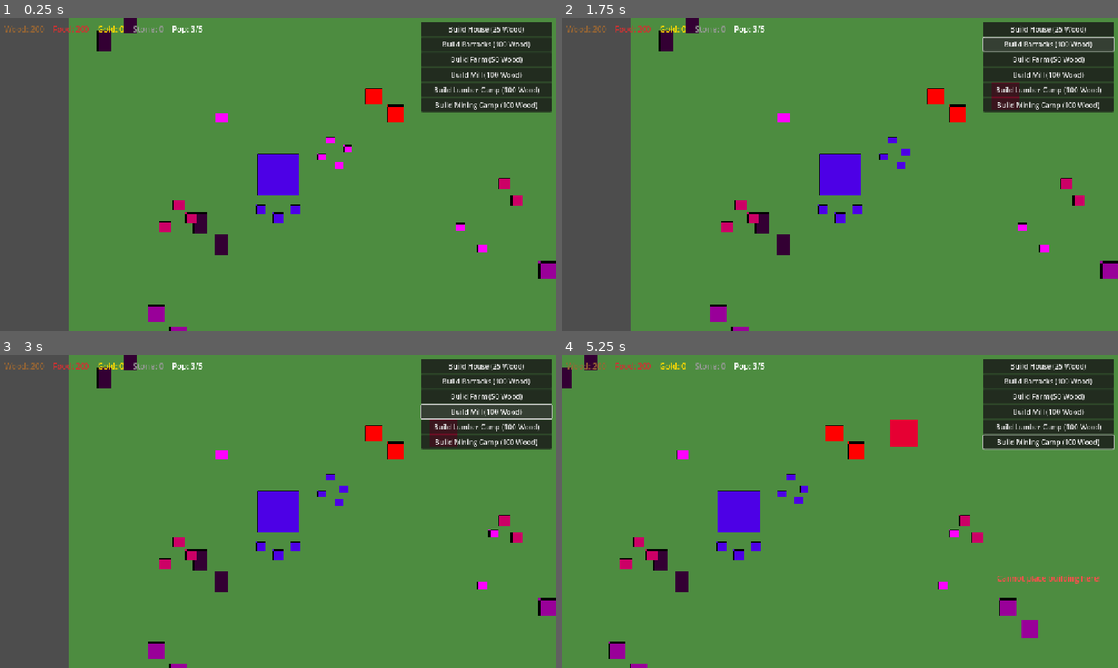
Above: before the commit, frames 1-4 (two rows, left to right).
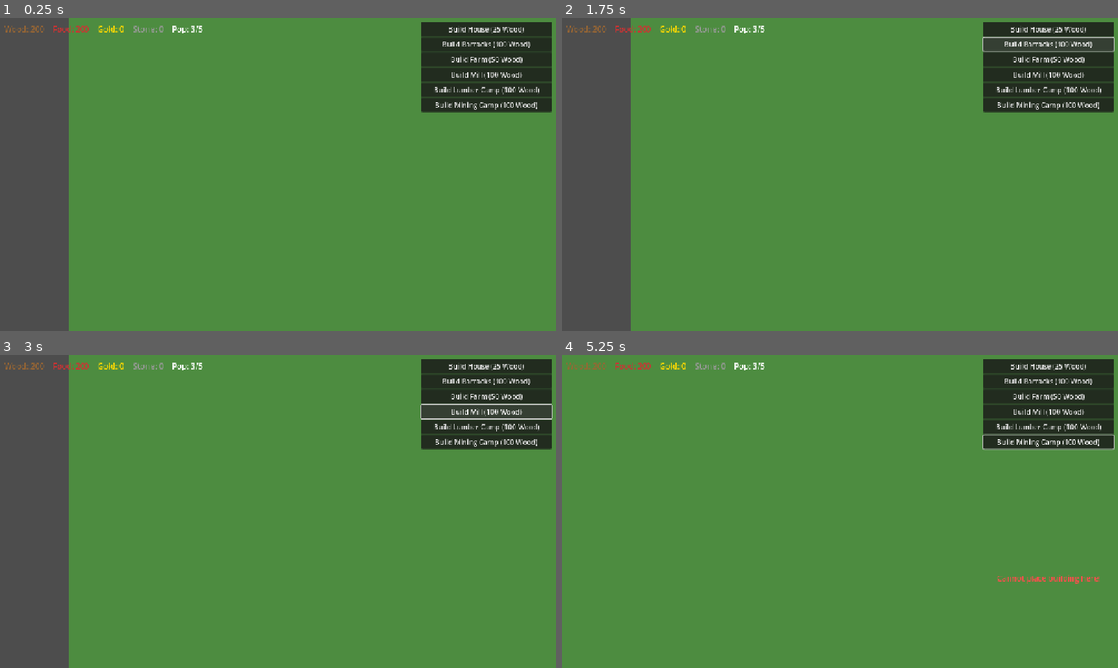
Above: after the commit, the same moments.

Repository: jeremiecoullon/age-of-empires-2-mac
Game: Godot game, scene res://scenes/main.tscn
The game is run twice, just before and just after one commit, with the same random seed, the same clock (stepped at 60 frames per second) and the same inputs.
Inputs (mouse positions are in pixels of both pictures, inside the frame that each line leads up to):
- Up to frame 1 (0.25 s): no input
- Up to frame 2 (1.75 s): click "Build House (25 Wood)" at 0.5 s; click "Build Barracks (100 Wood)" at 1.25 s
- Up to frame 3 (3 s): click "Build Farm (50 Wood)" at 2 s; click "Build Mill (100 Wood)" at 2.75 s
- Up to frame 4 (5.25 s): click "Build Lumber Camp (100 Wood)" at 3.5 s; click "Build Mining Camp (100 Wood)" at 4.25 s; tap Enter at 5 s; move the mouse to (962, 495) at 5.02 s; hold Right (ui_right) from 5.03 s (still down); click (962, 495) at 5.17 s

The runs differ from the first frame. In frame 1, 3.2% of the frame differs, in the area x 17-100%, y 0-100%; in frame 2, 3.2%; in frame 3, 3.2%; in frame 4, 3.7%, in the area x 0-86%, y 0-100%.

Commit message:
phase 1c (sprites) inital implementation done

Diff:
--- a/scenes/buildings/barracks.tscn
+++ b/scenes/buildings/barracks.tscn
@@ -1,11 +1,9 @@
 [gd_scene load_steps=4 format=3 uid="uid://cbarracks001"]
 
 [ext_resource type="Script" path="res://scripts/buildings/barracks.gd" id="1_barracks"]
+[ext_resource type="Texture2D" path="res://assets/sprites/buildings/barracks.png" id="2_texture"]
 
 [sub_resource type="RectangleShape2D" id="RectangleShape2D_barracks"]
-size = Vector2(96, 96)
-
-[sub_resource type="PlaceholderTexture2D" id="PlaceholderTexture2D_barracks"]
 size = Vector2(96, 96)
 
 [node name="Barracks" type="StaticBody2D"]
@@ -14,8 +12,8 @@
 script = ExtResource("1_barracks")
 
 [node name="Sprite2D" type="Sprite2D" parent="."]
-modulate = Color(0.3, 0.3, 0.35, 1)
-texture = SubResource("PlaceholderTexture2D_barracks")
+scale = Vector2(0.5, 0.5)
+texture = ExtResource("2_texture")
 
 [node name="CollisionShape2D" type="CollisionShape2D" parent="."]
 shape = SubResource("RectangleShape2D_barracks")
--- a/scenes/buildings/farm.tscn
+++ b/scenes/buildings/farm.tscn
@@ -1,11 +1,9 @@
 [gd_scene load_steps=4 format=3 uid="uid://cfarm00001"]
 
 [ext_resource type="Script" path="res://scripts/buildings/farm.gd" id="1_farm"]
+[ext_resource type="Texture2D" path="res://assets/sprites/buildings/farm.svg" id="2_texture"]
 
 [sub_resource type="RectangleShape2D" id="RectangleShape2D_farm"]
-size = Vector2(64, 64)
-
-[sub_resource type="PlaceholderTexture2D" id="PlaceholderTexture2D_farm"]
 size = Vector2(64, 64)
 
 [node name="Farm" type="StaticBody2D"]
@@ -14,8 +12,7 @@
 script = ExtResource("1_farm")
 
 [node name="Sprite2D" type="Sprite2D" parent="."]
-modulate = Color(0.9, 0.8, 0.3, 1)
-texture = SubResource("PlaceholderTexture2D_farm")
+texture = ExtResource("2_texture")
 
 [node name="CollisionShape2D" type="CollisionShape2D" parent="."]
 shape = SubResource("RectangleShape2D_farm")
--- a/scenes/buildings/house.tscn
+++ b/scenes/buildings/house.tscn
@@ -1,11 +1,9 @@
 [gd_scene load_steps=4 format=3 uid="uid://chouse00001"]
 
 [ext_resource type="Script" path="res://scripts/buildings/house.gd" id="1_house"]
+[ext_resource type="Texture2D" path="res://assets/sprites/buildings/house.png" id="2_texture"]
 
 [sub_resource type="RectangleShape2D" id="RectangleShape2D_house"]
-size = Vector2(64, 64)
-
-[sub_resource type="PlaceholderTexture2D" id="PlaceholderTexture2D_house"]
 size = Vector2(64, 64)
 
 [node name="House" type="StaticBody2D"]
@@ -14,8 +12,8 @@
 script = ExtResource("1_house")
 
 [node name="Sprite2D" type="Sprite2D" parent="."]
-modulate = Color(0.6, 0.4, 0.2, 1)
-texture = SubResource("PlaceholderTexture2D_house")
+scale = Vector2(0.4, 0.4)
+texture = ExtResource("2_texture")
 
 [node name="CollisionShape2D" type="CollisionShape2D" parent="."]
 shape = SubResource("RectangleShape2D_house")
--- a/scenes/buildings/lumber_camp.tscn
+++ b/scenes/buildings/lumber_camp.tscn
@@ -1,11 +1,9 @@
 [gd_scene load_steps=4 format=3 uid="uid://clumbcamp1"]
 
 [ext_resource type="Script" path="res://scripts/buildings/lumber_camp.gd" id="1_lc"]
+[ext_resource type="Texture2D" path="res://assets/sprites/buildings/lumber_camp.png" id="2_texture"]
 
 [sub_resource type="RectangleShape2D" id="RectangleShape2D_lc"]
-size = Vector2(64, 64)
-
-[sub_resource type="PlaceholderTexture2D" id="PlaceholderTexture2D_lc"]
 size = Vector2(64, 64)
 
 [node name="LumberCamp" type="StaticBody2D"]
@@ -14,8 +12,8 @@
 script = ExtResource("1_lc")
 
 [node name="Sprite2D" type="Sprite2D" parent="."]
-modulate = Color(0.5, 0.35, 0.2, 1)
-texture = SubResource("PlaceholderTexture2D_lc")
+scale = Vector2(0.4, 0.4)
+texture = ExtResource("2_texture")
 
 [node name="CollisionShape2D" type="CollisionShape2D" parent="."]
 shape = SubResource("RectangleShape2D_lc")
--- a/scenes/buildings/mill.tscn
+++ b/scenes/buildings/mill.tscn
@@ -1,11 +1,9 @@
 [gd_scene load_steps=4 format=3 uid="uid://cmill000001"]
 
 [ext_resource type="Script" path="res://scripts/buildings/mill.gd" id="1_mill"]
+[ext_resource type="Texture2D" path="res://assets/sprites/buildings/mill.png" id="2_texture"]
 
 [sub_resource type="RectangleShape2D" id="RectangleShape2D_mill"]
-size = Vector2(64, 64)
-
-[sub_resource type="PlaceholderTexture2D" id="PlaceholderTexture2D_mill"]
 size = Vector2(64, 64)
 
 [node name="Mill" type="StaticBody2D"]
@@ -14,8 +12,8 @@
 script = ExtResource("1_mill")
 
 [node name="Sprite2D" type="Sprite2D" parent="."]
-modulate = Color(0.9, 0.8, 0.4, 1)
-texture = SubResource("PlaceholderTexture2D_mill")
+scale = Vector2(0.4, 0.4)
+texture = ExtResource("2_texture")
 
 [node name="CollisionShape2D" type="CollisionShape2D" parent="."]
 shape = SubResource("RectangleShape2D_mill")
--- a/scenes/buildings/mining_camp.tscn
+++ b/scenes/buildings/mining_camp.tscn
@@ -1,11 +1,9 @@
 [gd_scene load_steps=4 format=3 uid="uid://cminecamp1"]
 
 [ext_resource type="Script" path="res://scripts/buildings/mining_camp.gd" id="1_mc"]
+[ext_resource type="Texture2D" path="res://assets/sprites/buildings/mining_camp.png" id="2_texture"]
 
 [sub_resource type="RectangleShape2D" id="RectangleShape2D_mc"]
-size = Vector2(64, 64)
-
-[sub_resource type="PlaceholderTexture2D" id="PlaceholderTexture2D_mc"]
 size = Vector2(64, 64)
 
 [node name="MiningCamp" type="StaticBody2D"]
@@ -14,8 +12,8 @@
 script = ExtResource("1_mc")
 
 [node name="Sprite2D" type="Sprite2D" parent="."]
-modulate = Color(0.5, 0.5, 0.55, 1)
-texture = SubResource("PlaceholderTexture2D_mc")
+scale = Vector2(0.4, 0.4)
+texture = ExtResource("2_texture")
 
 [node name="CollisionShape2D" type="CollisionShape2D" parent="."]
 shape = SubResource("RectangleShape2D_mc")
--- a/scenes/buildings/town_center.tscn
+++ b/scenes/buildings/town_center.tscn
@@ -1,11 +1,9 @@
 [gd_scene load_steps=4 format=3 uid="uid://ctowncenter"]
 
 [ext_resource type="Script" path="res://scripts/buildings/town_center.gd" id="1_tc"]
+[ext_resource type="Texture2D" path="res://assets/sprites/buildings/town_center.png" id="2_texture"]
 
 [sub_resource type="RectangleShape2D" id="RectangleShape2D_tc"]
-size = Vector2(96, 96)
-
-[sub_resource type="PlaceholderTexture2D" id="PlaceholderTexture2D_tc"]
 size = Vector2(96, 96)
 
 [node name="TownCenter" type="StaticBody2D"]
@@ -14,8 +12,8 @@
 script = ExtResource("1_tc")
 
 [node name="Sprite2D" type="Sprite2D" parent="."]
-modulate = Color(0.8, 0.6, 0.3, 1)
-texture = SubResource("PlaceholderTexture2D_tc")
+scale = Vector2(0.35, 0.35)
+texture = ExtResource("2_texture")
 
 [node name="CollisionShape2D" type="CollisionShape2D" parent="."]
 shape = SubResource("RectangleShape2D_tc")
--- a/scenes/resources/berry_bush.tscn
+++ b/scenes/resources/berry_bush.tscn
@@ -1,11 +1,9 @@
 [gd_scene load_steps=4 format=3 uid="uid://cberrybush1"]
 
 [ext_resource type="Script" path="res://scripts/resources/resource_node.gd" id="1_berry"]
+[ext_resource type="Texture2D" path="res://assets/sprites/resources/berry_bush.png" id="2_texture"]
 
 [sub_resource type="RectangleShape2D" id="RectangleShape2D_berry"]
-size = Vector2(28, 24)
-
-[sub_resource type="PlaceholderTexture2D" id="PlaceholderTexture2D_berry"]
 size = Vector2(28, 24)
 
 [node name="BerryBush" type="StaticBody2D"]
@@ -16,8 +14,10 @@
 total_amount = 75
 
 [node name="Sprite2D" type="Sprite2D" parent="."]
-modulate = Color(0.8, 0.2, 0.4, 1)
-texture = SubResource("PlaceholderTexture2D_berry")
+scale = Vector2(0.3, 0.3)
+texture = ExtResource("2_texture")
+region_enabled = true
+region_rect = Rect2(0, 0, 128, 128)
 
 [node name="CollisionShape2D" type="CollisionShape2D" parent="."]
 shape = SubResource("RectangleShape2D_berry")
--- a/scenes/resources/food_carcass.tscn
+++ b/scenes/resources/food_carcass.tscn
@@ -1,11 +1,9 @@
 [gd_scene load_steps=4 format=3 uid="uid://cfoodcarcass1"]
 
 [ext_resource type="Script" path="res://scripts/resources/food_carcass.gd" id="1_carcass"]
+[ext_resource type="Texture2D" path="res://assets/sprites/resources/food_carcass.png" id="2_texture"]
 
 [sub_resource type="RectangleShape2D" id="RectangleShape2D_carcass"]
-size = Vector2(24, 20)
-
-[sub_resource type="PlaceholderTexture2D" id="PlaceholderTexture2D_carcass"]
 size = Vector2(24, 20)
 
 [node name="FoodCarcass" type="StaticBody2D"]
@@ -17,8 +15,8 @@
 decay_delay = 10.0
 
 [node name="Sprite2D" type="Sprite2D" parent="."]
-modulate = Color(0.8, 0.5, 0.4, 1)
-texture = SubResource("PlaceholderTexture2D_carcass")
+scale = Vector2(0.5, 0.5)
+texture = ExtResource("2_texture")
 
 [node name="CollisionShape2D" type="CollisionShape2D" parent="."]
 shape = SubResource("RectangleShape2D_carcass")
--- a/scenes/resources/gold_mine.tscn
+++ b/scenes/resources/gold_mine.tscn
@@ -1,11 +1,9 @@
 [gd_scene load_steps=4 format=3 uid="uid://cgoldmine01"]
 
 [ext_resource type="Script" path="res://scripts/resources/resource_node.gd" id="1_gold"]
+[ext_resource type="Texture2D" path="res://assets/sprites/resources/gold_mine.png" id="2_texture"]
 
 [sub_resource type="RectangleShape2D" id="RectangleShape2D_gold"]
-size = Vector2(40, 40)
-
-[sub_resource type="PlaceholderTexture2D" id="PlaceholderTexture2D_gold"]
 size = Vector2(40, 40)
 
 [node name="GoldMine" type="StaticBody2D"]
@@ -16,8 +14,8 @@
 total_amount = 800
 
 [node name="Sprite2D" type="Sprite2D" parent="."]
-modulate = Color(1.0, 0.85, 0.0, 1)
-texture = SubResource("PlaceholderTexture2D_gold")
+scale = Vector2(0.4, 0.4)
+texture = ExtResource("2_texture")
 
 [node name="CollisionShape2D" type="CollisionShape2D" parent="."]
 shape = SubResource("RectangleShape2D_gold")
--- a/scenes/resources/stone_mine.tscn
+++ b/scenes/resources/stone_mine.tscn
@@ -1,11 +1,9 @@
 [gd_scene load_steps=4 format=3 uid="uid://cstonemine1"]
 
 [ext_resource type="Script" path="res://scripts/resources/resource_node.gd" id="1_stone"]
+[ext_resource type="Texture2D" path="res://assets/sprites/resources/stone_mine.png" id="2_texture"]
 
 [sub_resource type="RectangleShape2D" id="RectangleShape2D_stone"]
-size = Vector2(40, 40)
-
-[sub_resource type="PlaceholderTexture2D" id="PlaceholderTexture2D_stone"]
 size = Vector2(40, 40)
 
 [node name="StoneMine" type="StaticBody2D"]
@@ -16,8 +14,8 @@
 total_amount = 350
 
 [node name="Sprite2D" type="Sprite2D" parent="."]
-modulate = Color(0.6, 0.6, 0.6, 1)
-texture = SubResource("PlaceholderTexture2D_stone")
+scale = Vector2(0.8, 0.8)
+texture = ExtResource("2_texture")
 
 [node name="CollisionShape2D" type="CollisionShape2D" parent="."]
 shape = SubResource("RectangleShape2D_stone")
--- a/scenes/resources/tree.tscn
+++ b/scenes/resources/tree.tscn
@@ -1,11 +1,9 @@
 [gd_scene load_steps=4 format=3 uid="uid://ctree00001"]
 
 [ext_resource type="Script" path="res://scripts/resources/resource_node.gd" id="1_tree"]
+[ext_resource type="Texture2D" path="res://assets/sprites/resources/tree.png" id="2_texture"]
 
 [sub_resource type="RectangleShape2D" id="RectangleShape2D_tree"]
-size = Vector2(32, 48)
-
-[sub_resource type="PlaceholderTexture2D" id="PlaceholderTexture2D_tree"]
 size = Vector2(32, 48)
 
 [node name="Tree" type="StaticBody2D"]
@@ -16,9 +14,11 @@
 total_amount = 100
 
 [node name="Sprite2D" type="Sprite2D" parent="."]
-modulate = Color(0.2, 0.6, 0.2, 1)
-position = Vector2(0, -8)
-texture = SubResource("PlaceholderTexture2D_tree")
+scale = Vector2(0.25, 0.25)
+position = Vector2(0, -16)
+texture = ExtResource("2_texture")
+region_enabled = true
+region_rect = Rect2(0, 0, 256, 256)
 
 [node name="CollisionShape2D" type="CollisionShape2D" parent="."]
 shape = SubResource("RectangleShape2D_tree")
--- a/scenes/units/boar.tscn
+++ b/scenes/units/boar.tscn
@@ -1,11 +1,9 @@
 [gd_scene load_steps=4 format=3 uid="uid://cboar0001"]
 
 [ext_resource type="Script" path="res://scripts/units/boar.gd" id="1_boar"]
+[ext_resource type="Texture2D" path="res://assets/sprites/units/boar.svg" id="2_texture"]
 
 [sub_resource type="RectangleShape2D" id="RectangleShape2D_boar"]
-size = Vector2(28, 22)
-
-[sub_resource type="PlaceholderTexture2D" id="PlaceholderTexture2D_boar"]
 size = Vector2(28, 22)
 
 [node name="Boar" type="CharacterBody2D"]
@@ -15,8 +13,7 @@
 team = -1
 
 [node name="Sprite2D" type="Sprite2D" parent="."]
-modulate = Color(0.45, 0.35, 0.25, 1)
-texture = SubResource("PlaceholderTexture2D_boar")
+texture = ExtResource("2_texture")
 
 [node name="CollisionShape2D" type="CollisionShape2D" parent="."]
 shape = SubResource("RectangleShape2D_boar")
@@ -28,5 +25,4 @@
 [node name="SelectionIndicator" type="Sprite2D" parent="."]
 modulate = Color(0, 1, 0, 0.7)
 position = Vector2(0, 15)
-scale = Vector2(1.5, 0.25)
-texture = SubResource("PlaceholderTexture2D_boar")
+scale = Vector2(28, 3)
--- a/scenes/units/deer.tscn
+++ b/scenes/units/deer.tscn
@@ -1,11 +1,9 @@
 [gd_scene load_steps=4 format=3 uid="uid://cdeer0001"]
 
 [ext_resource type="Script" path="res://scripts/units/deer.gd" id="1_deer"]
+[ext_resource type="Texture2D" path="res://assets/sprites/units/deer.svg" id="2_texture"]
 
 [sub_resource type="RectangleShape2D" id="RectangleShape2D_deer"]
-size = Vector2(22, 18)
-
-[sub_resource type="PlaceholderTexture2D" id="PlaceholderTexture2D_deer"]
 size = Vector2(22, 18)
 
 [node name="Deer" type="CharacterBody2D"]
@@ -15,8 +13,7 @@
 team = -1
 
 [node name="Sprite2D" type="Sprite2D" parent="."]
-modulate = Color(0.6, 0.45, 0.3, 1)
-texture = SubResource("PlaceholderTexture2D_deer")
+texture = ExtResource("2_texture")
 
 [node name="CollisionShape2D" type="CollisionShape2D" parent="."]
 shape = SubResource("RectangleShape2D_deer")
@@ -28,5 +25,4 @@
 [node name="SelectionIndicator" type="Sprite2D" parent="."]
 modulate = Color(0, 1, 0, 0.7)
 position = Vector2(0, 13)
-scale = Vector2(1.3, 0.25)
-texture = SubResource("PlaceholderTexture2D_deer")
+scale = Vector2(22, 3)
--- a/scenes/units/militia.tscn
+++ b/scenes/units/militia.tscn
@@ -1,11 +1,9 @@
 [gd_scene load_steps=4 format=3 uid="uid://cmilitia001"]
 
 [ext_resource type="Script" path="res://scripts/units/militia.gd" id="1_militia"]
+[ext_resource type="Texture2D" path="res://assets/sprites/units/militia.png" id="2_texture"]
 
 [sub_resource type="RectangleShape2D" id="RectangleShape2D_militia"]
-size = Vector2(24, 24)
-
-[sub_resource type="PlaceholderTexture2D" id="PlaceholderTexture2D_militia"]
 size = Vector2(24, 24)
 
 [node name="Militia" type="CharacterBody2D"]
@@ -14,8 +12,10 @@
 script = ExtResource("1_militia")
 
 [node name="Sprite2D" type="Sprite2D" parent="."]
-modulate = Color(0.8, 0.2, 0.2, 1)
-texture = SubResource("PlaceholderTexture2D_militia")
+scale = Vector2(0.2, 0.2)
+texture = ExtResource("2_texture")
+region_enabled = true
+region_rect = Rect2(0, 0, 192, 192)
 
 [node name="CollisionShape2D" type="CollisionShape2D" parent="."]
 shape = SubResource("RectangleShape2D_militia")
@@ -27,5 +27,4 @@
 [node name="SelectionIndicator" type="Sprite2D" parent="."]
 modulate = Color(0, 1, 0, 0.7)
 position = Vector2(0, 16)
-scale = Vector2(1.5, 0.3)
-texture = SubResource("PlaceholderTexture2D_militia")
+scale = Vector2(24, 4)
--- a/scenes/units/sheep.tscn
+++ b/scenes/units/sheep.tscn
@@ -1,11 +1,9 @@
 [gd_scene load_steps=4 format=3 uid="uid://csheep001"]
 
 [ext_resource type="Script" path="res://scripts/units/sheep.gd" id="1_sheep"]
+[ext_resource type="Texture2D" path="res://assets/sprites/units/sheep.png" id="2_texture"]
 
 [sub_resource type="RectangleShape2D" id="RectangleShape2D_sheep"]
-size = Vector2(20, 16)
-
-[sub_resource type="PlaceholderTexture2D" id="PlaceholderTexture2D_sheep"]
 size = Vector2(20, 16)
 
 [node name="Sheep" type="CharacterBody2D"]
@@ -15,8 +13,10 @@
 team = -1
 
 [node name="Sprite2D" type="Sprite2D" parent="."]
-modulate = Color(0.95, 0.95, 0.9, 1)
-texture = SubResource("PlaceholderTexture2D_sheep")
+scale = Vector2(0.2, 0.2)
+texture = ExtResource("2_texture")
+region_enabled = true
+region_rect = Rect2(0, 0, 128, 128)
 
 [node name="CollisionShape2D" type="CollisionShape2D" parent="."]
 shape = SubResource("RectangleShape2D_sheep")
@@ -28,5 +28,4 @@
 [node name="SelectionIndicator" type="Sprite2D" parent="."]
 modulate = Color(0, 1, 0, 0.7)
 position = Vector2(0, 12)
-scale = Vector2(1.2, 0.25)
-texture = SubResource("PlaceholderTexture2D_sheep")
+scale = Vector2(20, 3)
--- a/scenes/units/villager.tscn
+++ b/scenes/units/villager.tscn
@@ -1,11 +1,9 @@
 [gd_scene load_steps=4 format=3 uid="uid://cvillager01"]
 
 [ext_resource type="Script" path="res://scripts/units/villager.gd" id="1_villager"]
+[ext_resource type="Texture2D" path="res://assets/sprites/units/villager.png" id="2_texture"]
 
 [sub_resource type="RectangleShape2D" id="RectangleShape2D_villager"]
-size = Vector2(24, 24)
-
-[sub_resource type="PlaceholderTexture2D" id="PlaceholderTexture2D_villager"]
 size = Vector2(24, 24)
 
 [node name="Villager" type="CharacterBody2D"]
@@ -14,8 +12,10 @@
 script = ExtResource("1_villager")
 
 [node name="Sprite2D" type="Sprite2D" parent="."]
-modulate = Color(0.2, 0.5, 0.9, 1)
-texture = SubResource("PlaceholderTexture2D_villager")
+scale = Vector2(0.2, 0.2)
+texture = ExtResource("2_texture")
+region_enabled = true
+region_rect = Rect2(0, 0, 192, 192)
 
 [node name="CollisionShape2D" type="CollisionShape2D" parent="."]
 shape = SubResource("RectangleShape2D_villager")
@@ -27,5 +27,4 @@
 [node name="SelectionIndicator" type="Sprite2D" parent="."]
 modulate = Color(0, 1, 0, 0.7)
 position = Vector2(0, 16)
-scale = Vector2(1.5, 0.3)
-texture = SubResource("PlaceholderTexture2D_villager")
+scale = Vector2(24, 4)
--- a/scenes/units/wolf.tscn
+++ b/scenes/units/wolf.tscn
@@ -1,11 +1,9 @@
 [gd_scene load_steps=4 format=3 uid="uid://cwolf0001"]
 
 [ext_resource type="Script" path="res://scripts/units/wolf.gd" id="1_wolf"]
+[ext_resource type="Texture2D" path="res://assets/sprites/units/wolf.svg" id="2_texture"]
 
 [sub_resource type="RectangleShape2D" id="RectangleShape2D_wolf"]
-size = Vector2(24, 18)
-
-[sub_resource type="PlaceholderTexture2D" id="PlaceholderTexture2D_wolf"]
 size = Vector2(24, 18)
 
 [node name="Wolf" type="CharacterBody2D"]
@@ -15,8 +13,7 @@
 team = -1
 
 [node name="Sprite2D" type="Sprite2D" parent="."]
-modulate = Color(0.4, 0.4, 0.45, 1)
-texture = SubResource("PlaceholderTexture2D_wolf")
+texture = ExtResource("2_texture")
 
 [node name="CollisionShape2D" type="CollisionShape2D" parent="."]
 shape = SubResource("RectangleShape2D_wolf")
@@ -28,5 +25,4 @@
 [node name="SelectionIndicator" type="Sprite2D" parent="."]
 modulate = Color(0, 1, 0, 0.7)
 position = Vector2(0, 13)
-scale = Vector2(1.3, 0.25)
-texture = SubResource("PlaceholderTexture2D_wolf")
+scale = Vector2(24, 3)
Not shown, changed: docs/gotchas.md
Not shown, added: docs/phase_checkpoints/phase-1c.md
